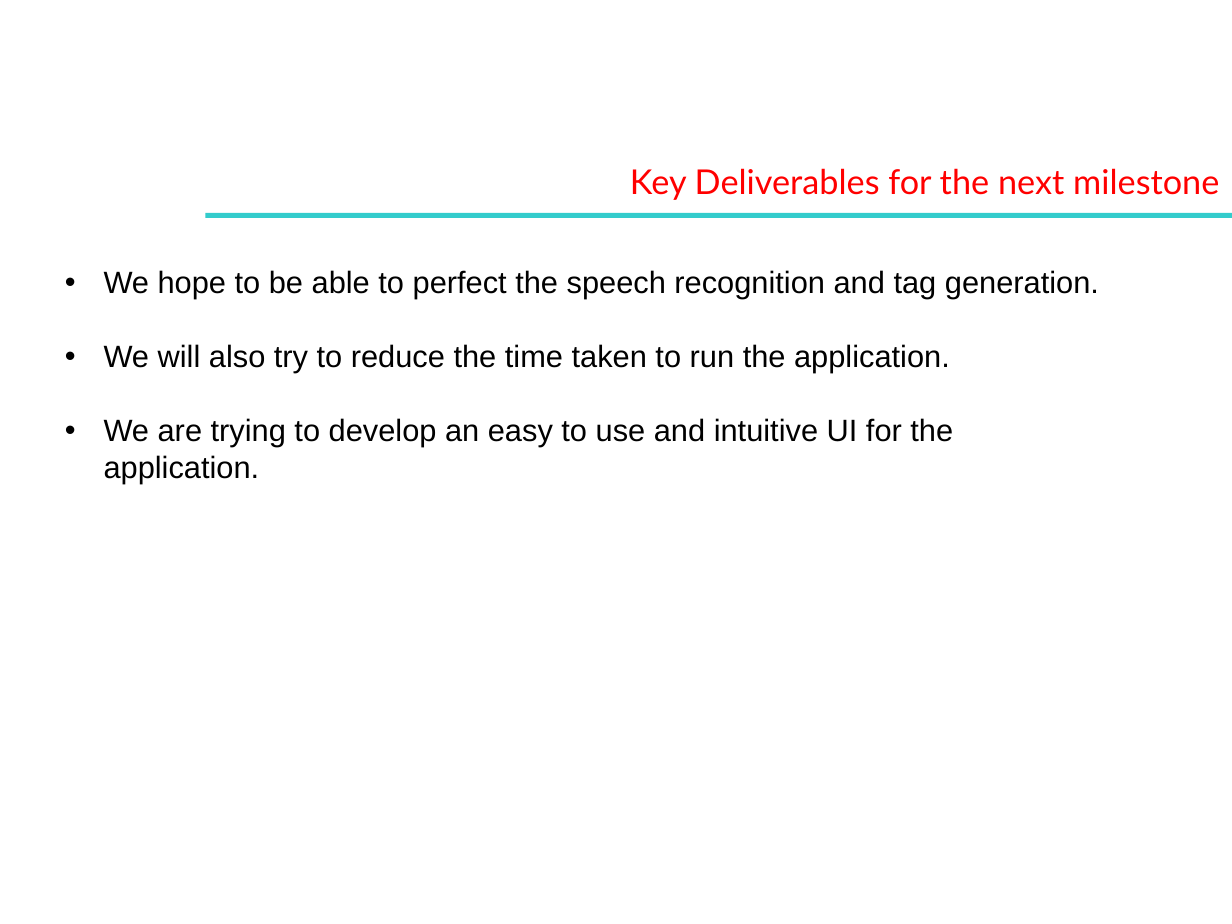
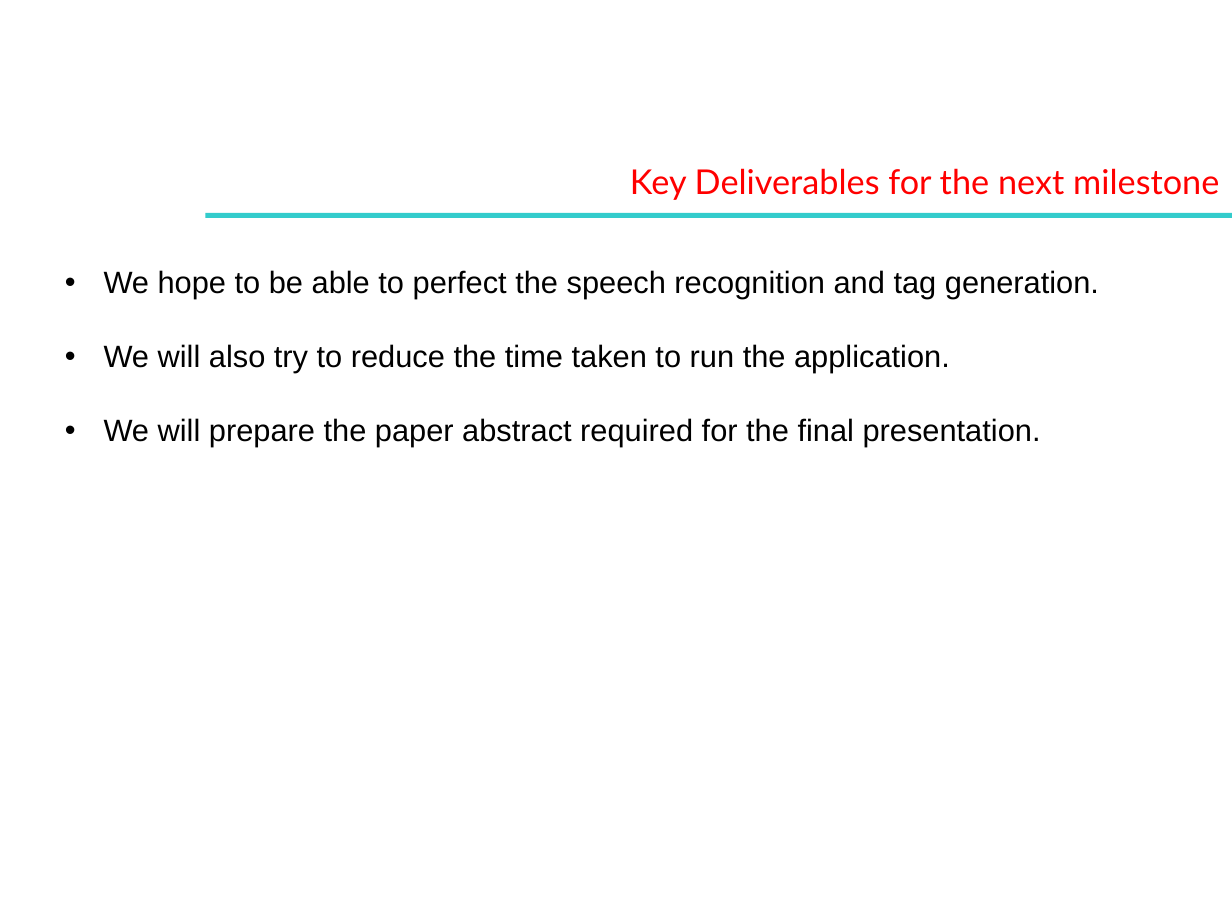
Before and after one commit to aditeyabaral/natural-language-database-querying, a slide deck: slide 7 of Presentation/Intel Contest_template.pptx (slide 6 before the commit). Drawn at 1232x924 pixels with LibreOffice and Linux fonts; fonts in the diff are those of the drawing; background and template pictures are left out. Boxes give left, top, right and bottom in pixels: in the first picture for what was removed or moved away, otherwise in the second. Text is boxed around its words. In the diff, an @@ line names an element or a change of style, - is before the commit and + after.

```diff
--- a/Presentation/Intel Contest_template.pptx
+++ b/Presentation/Intel Contest_template.pptx
@@ text at [104, 418, 1041, 447]: text changed @@
-• We are trying to develop an easy to use and intuitive UI for the application.
+• We will prepare the paper abstract required for the final presentation.
```
Also in this commit, not shown: 4 other slides changed, 1 slide added, 1 other file.
